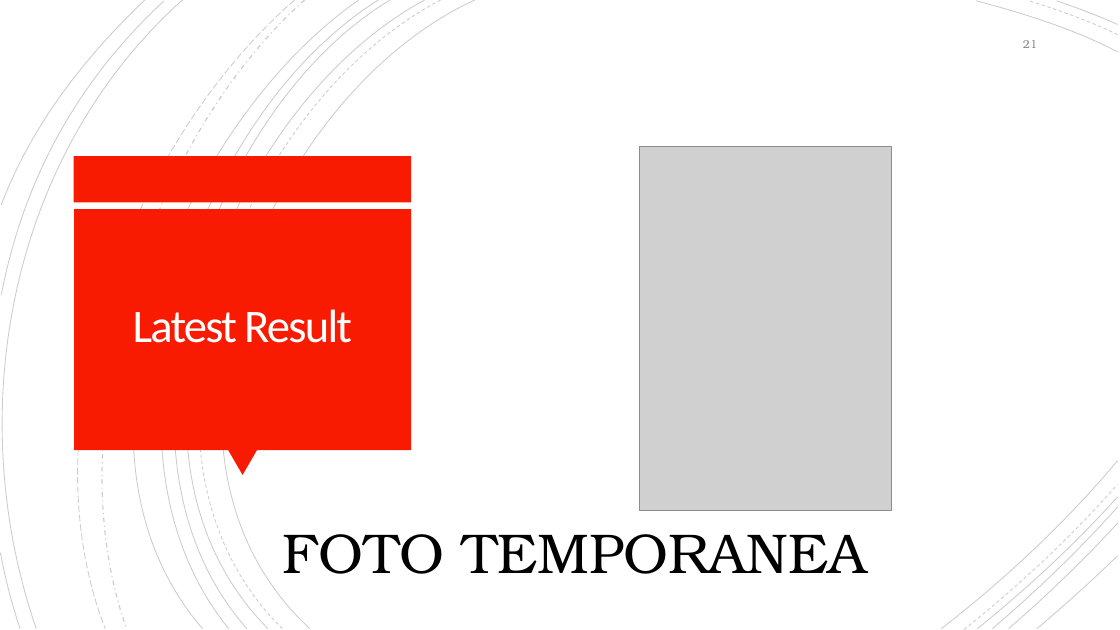
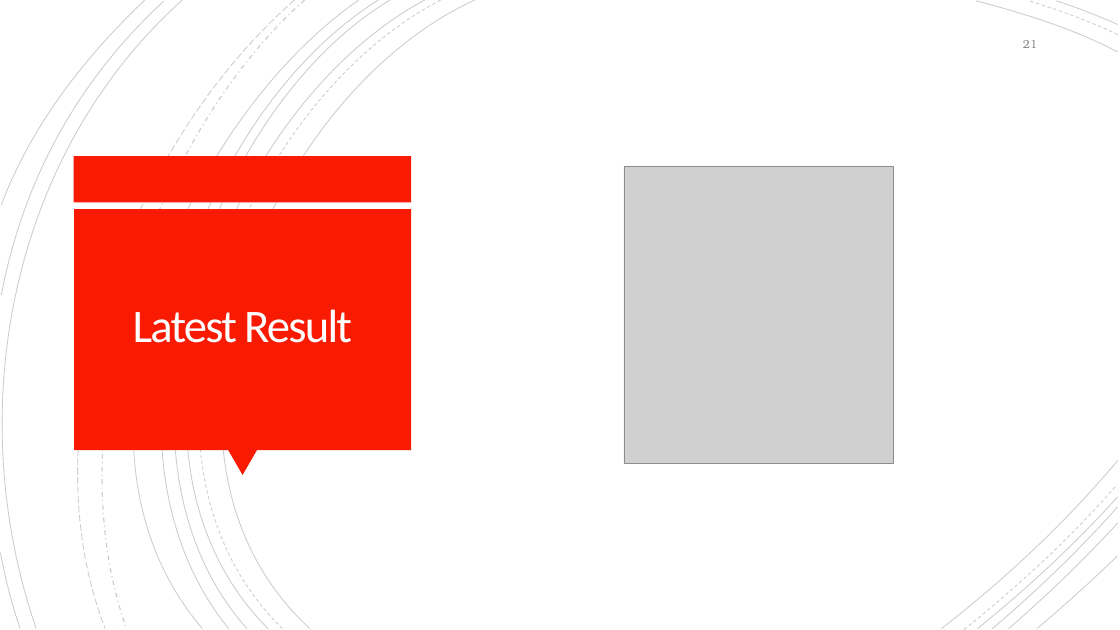
Before and after one commit to Jacopx/OMA_ExamTimeTable, a slide deck: slide 21 of PowerPoint/OMA-MZ_03-Presentation.pptx. Drawn at 1120x630 pixels with LibreOffice and Linux fonts; fonts in the diff are those of the drawing; grey boxes stand for pictures. Boxes give left, top, right and bottom in pixels: in the first picture for what was removed or moved away, otherwise in the second. Text is boxed around its words. In the diff, an @@ line names an element or a change of style, - is before the commit and + after.

```diff
--- a/PowerPoint/OMA-MZ_03-Presentation.pptx
+++ b/PowerPoint/OMA-MZ_03-Presentation.pptx
@@ picture: place and size @@
-picture at [640,147,891,511]
+picture at [624,166,894,464]
@@ text removed at [282,534,867,574] @@
-FOTO TEMPORANEA
```
Also in this commit, not shown: 2 other slides changed, 1 other file.
